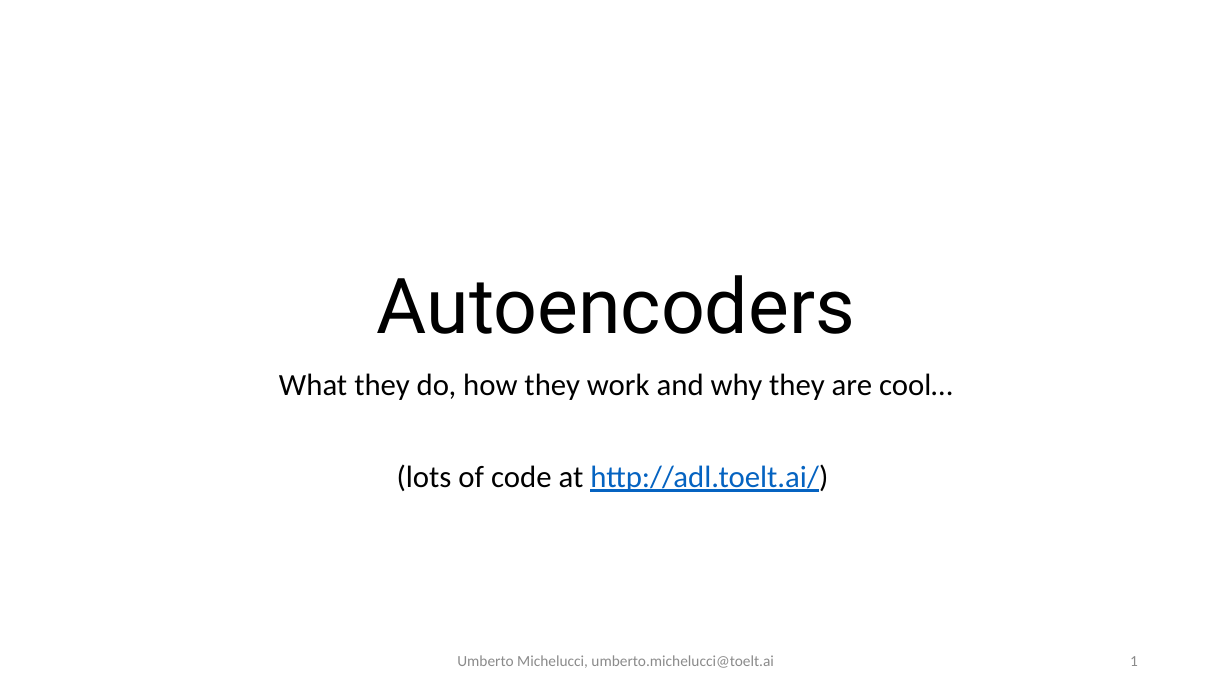
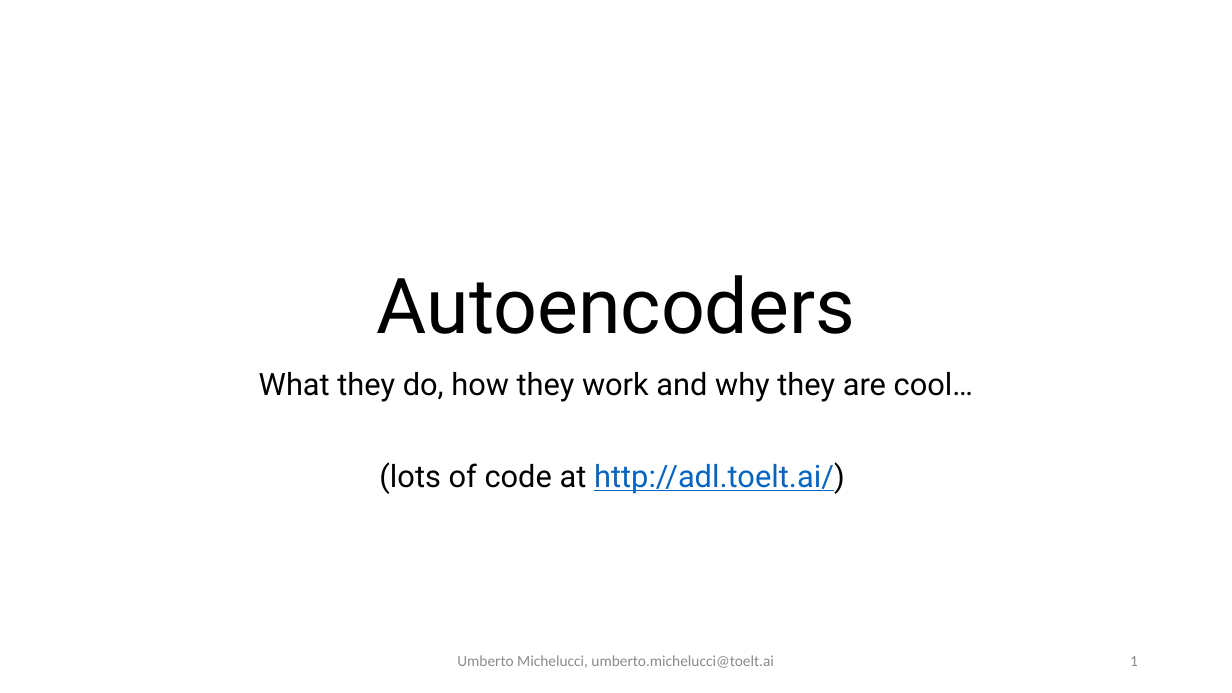
Before and after one commit to toelt-llc/COURSE-SUPSI-Lectures-2022, a slide deck: slide 1 of 2 - Autoencoders/Autoencoders.pptx. Drawn at 1232x693 pixels with LibreOffice and Linux fonts; fonts in the diff are those of the drawing. Boxes give left, top, right and bottom in pixels: in the first picture for what was removed or moved away, otherwise in the second. Text is boxed around its words. In the diff, an @@ line names an element or a change of style, - is before the commit and + after.

Commit message:
Added PPT

```diff
--- a/2 - Autoencoders/Autoencoders.pptx
+++ b/2 - Autoencoders/Autoencoders.pptx
@@ subtitle "What they do, how they ..." at (259,372,973,494): font Calibri to Roboto @@
```
Also in this commit, not shown: 2 slides added, 4 other files.
